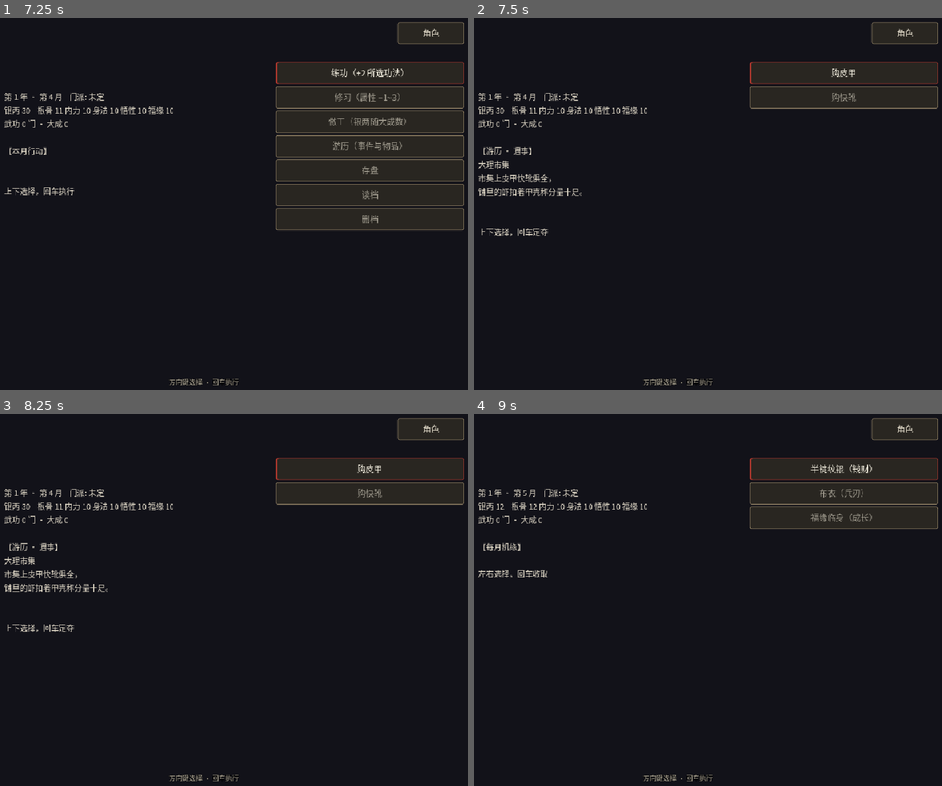
Above: before the commit, frames 1-4 (two rows, left to right).
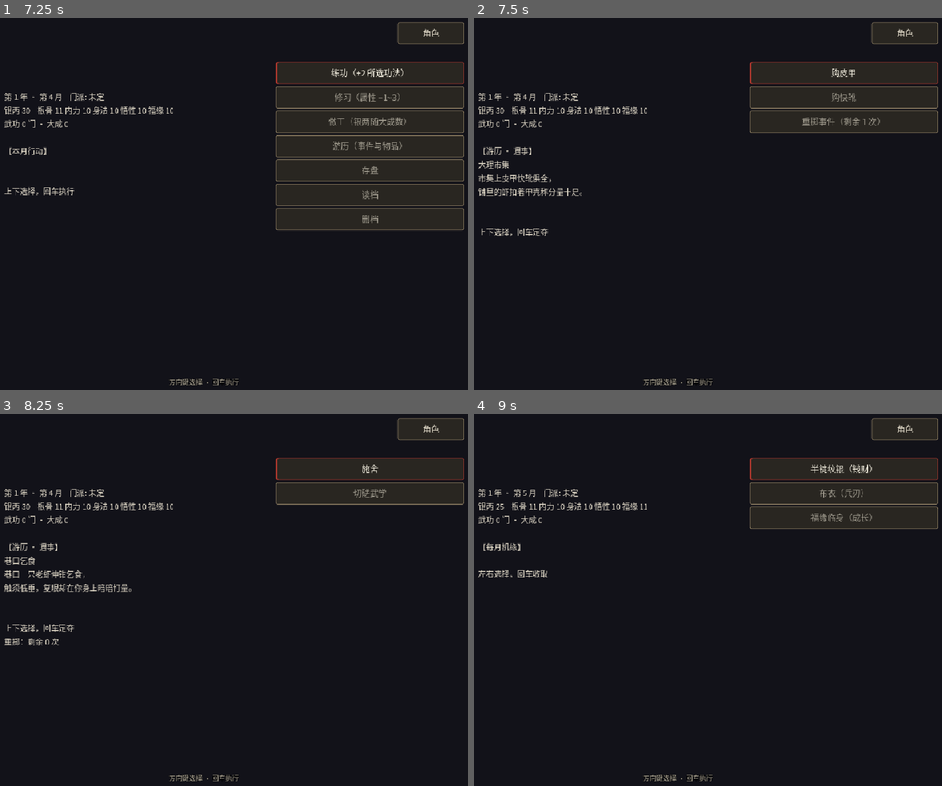
Above: after the commit, the same moments.

Repository: linxuhao/jinyong-heroes
Game: Godot game, scene res://scenes/segments/cultivation.tscn
Two runs of this game, one before a commit and one after it. Both use one fixed random seed, a clock stepped at 60 frames per second and the inputs below. This scene is started directly instead of the project's main scene. Sound files missing from this copy of the repository are replaced by a short silence.
Inputs (mouse positions are in pixels of both pictures, inside the frame that each line leads up to):
- Up to frame 1 (7.25 s): click "一袋碎银（钱财）" at 0.5 s; click "练功（+2 所选功法）" at 1.25 s; click "度过本月" at 2 s; click "精铁剑（兵刃）" at 2.75 s; click "修习（属性 +1~3）" at 3.5 s; click "根骨 10" at 4.25 s; click "青锋剑（兵刃）" at 5 s; click "做工（银两随大成数）" at 5.75 s; click "长剑（兵刃）" at 6.5 s
- Up to frame 2 (7.5 s): click "游历（事件与物品）" at 7.25 s
- Up to frame 3 (8.25 s): click (369, 518) at 8 s, where only the run after the commit has a clickable "重掷事件（剩余 1 次）"
- Up to frame 4 (9 s): click "购皮甲" (after the commit: "施舍") at 8.75 s

Frame 1 is identical in both runs. In frame 2, 0.4% of the frame differs, in the area x 58-100%, y 24-31%; in frame 3, 0.9%, in the area x 0-83%, y 13-63%; in frame 4, less than 0.1%.

Commit message:
dpe_game/t_impl: r3_fortune_reroll [jinyong-numbers] (2 file(s))

Diff:
--- a/scripts/segments/creation.gd
+++ b/scripts/segments/creation.gd
@@ -18,7 +18,7 @@
 	"inner": "内力值 = 内力 × 2",
 	"agility": "移动力 = 2 + 身法 ÷ 20(向下取整);先攻 = 身法",
 	"wisdom": "决定学功法的速度(修习查表)",
-	"fortune": "影响事件与奇遇(游历事件可重掷)",
+	"fortune": "影响事件与奇遇（福缘越高，每年游历事件可重掷次数越多）",
 }
 
 ## Surface: "ATTRS" | "TRAITS" | "CONFIRM".
--- a/scripts/segments/cultivation.gd
+++ b/scripts/segments/cultivation.gd
@@ -253,6 +253,26 @@
 # ---------------------------------------------------------------------------
 # Input: directional cycling per phase
 # ---------------------------------------------------------------------------
+
+## Travel-event reroll (fortune consumer, design D2): spend one of the
+## year-scoped rerolls to re-draw the current 游历 event. Player-initiated ONLY
+## (the event_reroll key / EventRerollButton) — old timelines that never press
+## it keep byte-identical RNG streams. Exactly ONE EventLogic.draw_unseen_id
+## draw per successful press (the same op the original travel draw used); the
+## exhausted branch performs ZERO RNG draws.
+func _on_event_reroll() -> void:
+	if phase != "EVENT":
+		return
+	if rerolls_left <= 0:
+		# Exhausted: inert — zero RNG, counters unchanged, receipt non-empty.
+		status_text = tr("今年已无重掷次数")
+		_render()
+		return
+	SaveManager.profile.deeds["rerolls_used_this_year"] = SaveManager.profile.get_deed("rerolls_used_this_year") + 1
+	event_id = EventLogic.draw_unseen_id(SaveManager.profile, SaveManager.rng)
+	_sync_surface()
+	status_text = tr("重掷：剩余 %d 次") % rerolls_left
+	_render()
 
 func _cycle_focus(dir: int) -> void:
 	_delete_armed = false
@@ -526,6 +546,9 @@
 	month = 1
 	SaveManager.profile.cultivation["year"] = year
 	SaveManager.profile.cultivation["month"] = month
+	# Year-scoped reroll budget reset: the fortune reroll counter is per-year,
+	# so a new year restores the full budget (design D2).
+	SaveManager.profile.deeds["rerolls_used_this_year"] = 0
 	_grant_year_arts()
 	SaveManager.autosave()
 	_stage_next_month()
@@ -765,6 +788,24 @@
 		btn.pressed.connect(_on_option_pressed.bind(i))
 		box.add_child(btn)
 		pressed_connected["CultOptionButton%d" % i] = btn.get_signal_connection_list("pressed").size() > 0
+	# Travel-event reroll affordance (fortune consumer, design D2): a code-built
+	# button rendered in the EVENT phase ONLY while rerolls_left > 0. Follows the
+	# sibling button conventions (FOCUS_NONE, option_style, 240x40, EXPAND_FILL)
+	# so it never overlaps the option rows or the body label (UiOcclusionWatch
+	# discipline). Its pressed path is the same _on_event_reroll the event_reroll
+	# key drives — one handler, two triggers.
+	if phase == "EVENT" and rerolls_left > 0:
+		var reroll_btn := Button.new()
+		reroll_btn.name = "EventRerollButton"
+		reroll_btn.text = tr("重掷事件（剩余 %d 次）") % rerolls_left
+		reroll_btn.focus_mode = Control.FOCUS_NONE
+		reroll_btn.add_theme_stylebox_override("normal", ThemeManager.option_style(false))
+		reroll_btn.add_theme_color_override("font_color", ThemeManager.OPTION_FONT_DIM)
+		reroll_btn.custom_minimum_size = Vector2(240, 40)
+		reroll_btn.size_flags_horizontal = Control.SIZE_EXPAND_FILL
+		reroll_btn.pressed.connect(_on_event_reroll)
+		box.add_child(reroll_btn)
+		pressed_connected["EventRerollButton"] = reroll_btn.get_signal_connection_list("pressed").size() > 0
 	# The focused stylebox was applied to _focused_index_for_phase()'s row iff
 	# the box holds at least one button (labels non-empty). This is the same
 	# focused bool that selected the stylebox above, so the published flag is
@@ -983,6 +1024,16 @@
 		gongfa_grades.append(str(entry.get("grade", "")))
 		gongfa_names.append(ProgressionGongfaData.display_name_of(id))
 	events_seen_count = (SaveManager.profile.flags.get("events_seen", []) as Array).size()
+	# Travel-event reroll budget remaining this year (year-scoped budget minus
+	# the used counter, clamped >= 0). The reroll affordance is visible ONLY
+	# while this is > 0. Pure arithmetic, zero RNG.
+	rerolls_left = maxi(
+		TraitEffects.fortune_reroll_budget(
+			SaveManager.profile.get_attr("fortune"),
+			SaveManager.profile.has_trait("deep_fortune")
+		) - SaveManager.profile.get_deed("rerolls_used_this_year"),
+		0
+	)
 	# Locale coupling: published as RAW zh (== zh-rendered build output); playtest
 	# pins exact zh literals. Do not tr() here — mirrors how event_id is published.
 	var d = EventData.def(event_id)
